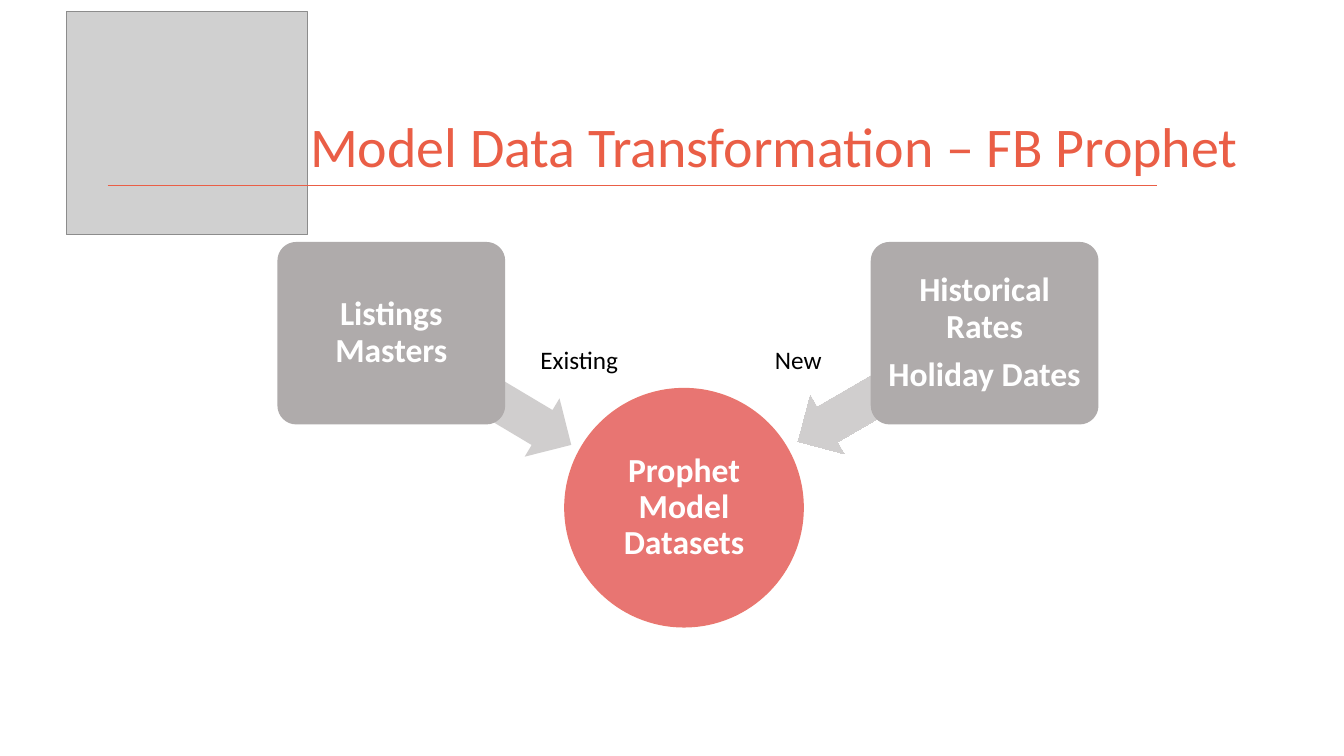
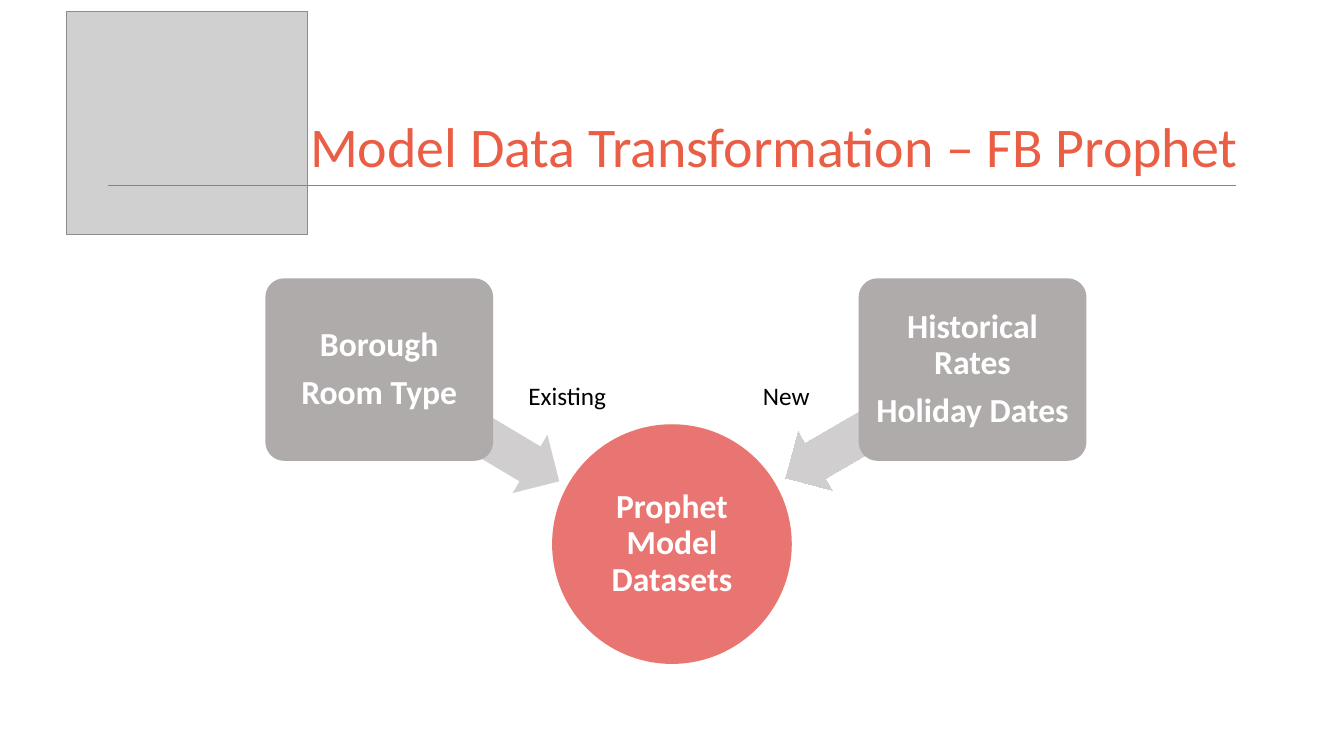
Before and after one commit to kman4/AirbnbPredictions, a slide deck: slide 12 of Airbnb Price Predictions (Model).pptx. Drawn at 1344x756 pixels with LibreOffice and Linux fonts; fonts in the diff are those of the drawing; grey boxes stand for pictures. Boxes give left, top, right and bottom in pixels: in the first picture for what was removed or moved away, otherwise in the second. Text is boxed around its words. In the diff, an @@ line names an element or a change of style, - is before the commit and + after.

```diff
--- a/Airbnb Price Predictions (Model).pptx
+++ b/Airbnb Price Predictions (Model).pptx
@@ line moved from (108, 186) - (1157, 186) to (108, 186) - (1236, 186) @@
@@ 3 freeform shapes, 2 texts, 1 left arrow moved together from (x1=278, y1=243, x2=1099, y2=627) to (x1=266, y1=279, x2=1087, y2=663) @@
@@ text in freeform shape at (x1=301, y1=332, x2=457, y2=409): text changed @@
-Listings Masters
+Borough
+Room Type
@@ left arrow moved from (x1=375, y1=308, x2=589, y2=473) to (x1=362, y1=345, x2=577, y2=511) @@
```
Also in this commit, not shown: 11 other slides changed, 4 other files.
